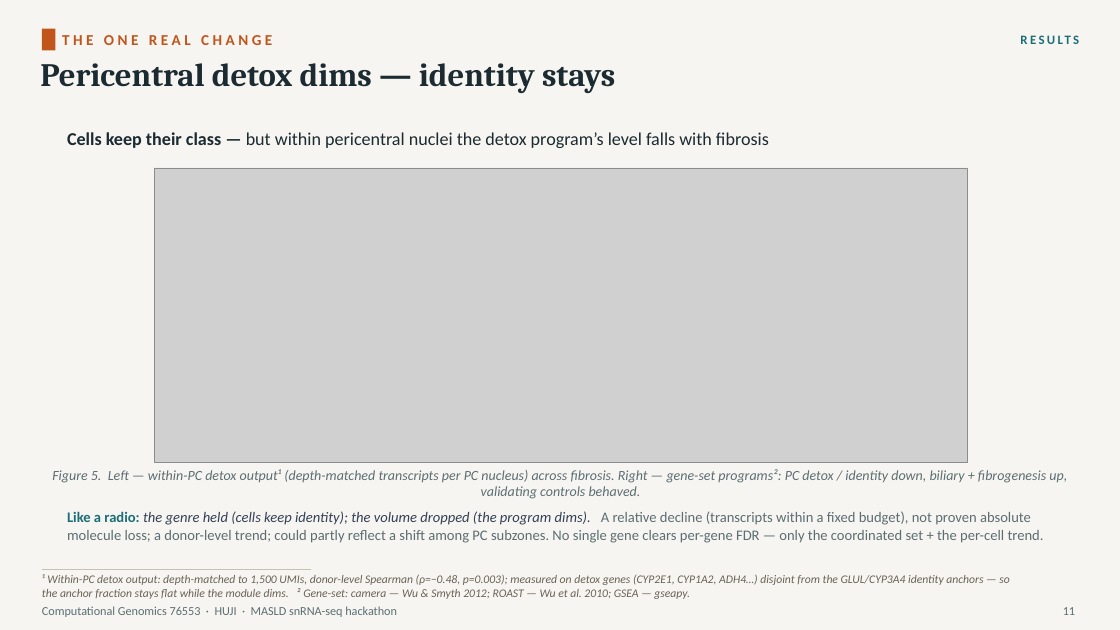
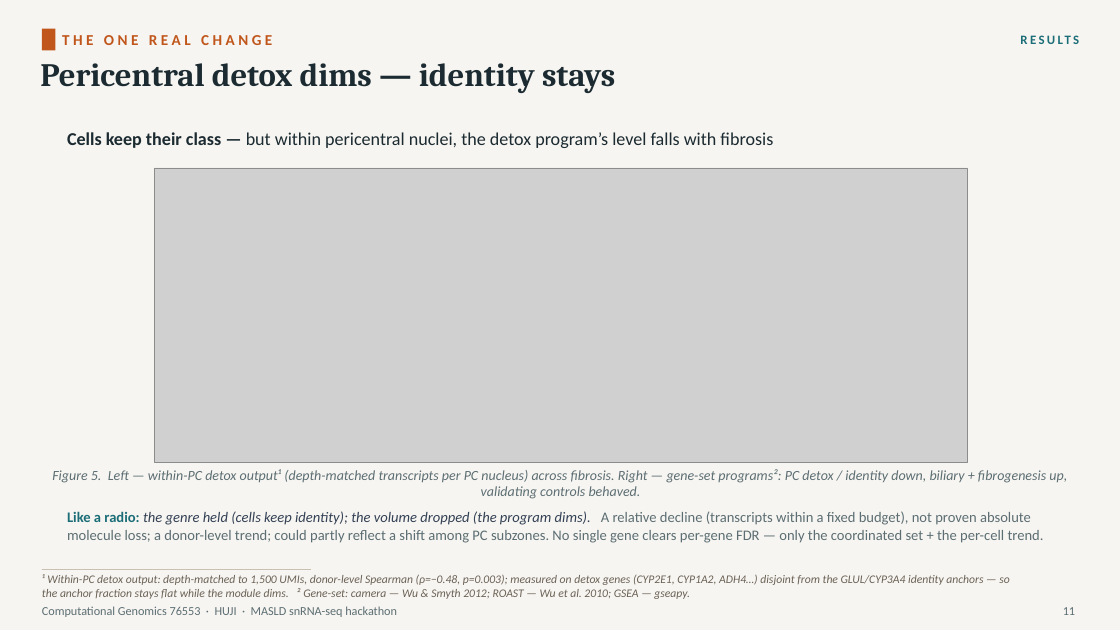
Before and after one commit to roeetekoah/liver-zonation, a slide deck: slide 16 of presentation/MASLD_stages_computational_analysis_roee_shira.pptx (slide 15 before the commit). Drawn at 1120x630 pixels with LibreOffice and Linux fonts; fonts in the diff are those of the drawing; grey boxes stand for pictures. Boxes give left, top, right and bottom in pixels: in the first picture for what was removed or moved away, otherwise in the second. Text is boxed around its words. In the diff, an @@ line names an element or a change of style, - is before the commit and + after.

```diff
--- a/presentation/MASLD_stages_computational_analysis_roee_shira.pptx
+++ b/presentation/MASLD_stages_computational_analysis_roee_shira.pptx
@@ text at bbox=[67, 132, 773, 148]: text changed @@
-Cells keep their class — but within pericentral nuclei the detox program’s level falls with fibrosis
+Cells keep their class — but within pericentral nuclei, the detox program’s level falls with fibrosis
```
Also in this commit, not shown: 13 other slides changed, 2 slides added, 6 other files.
